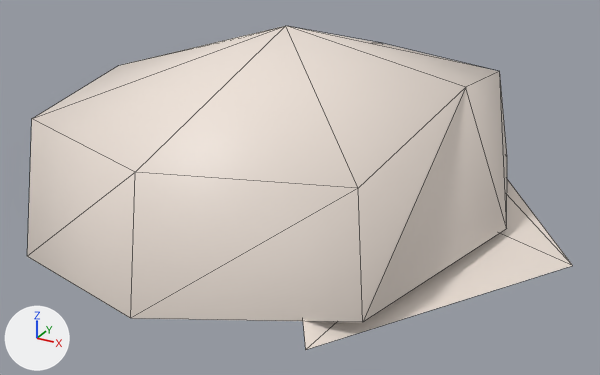
An edit to the glTF model public/assets/models/acc.hat-flat-cap.lod1.glb, drawn before and after from the same camera.
One viewpoint serves both versions: a 50 mm camera at (0.457, -0.819, 0.627) aimed at (0.023, -0.029, 0.232). The axes (+X, +Y, +Z) are drawn at lower left. The lights are the same throughout. The older version comes first. Mesh edges are drawn as thin lines.
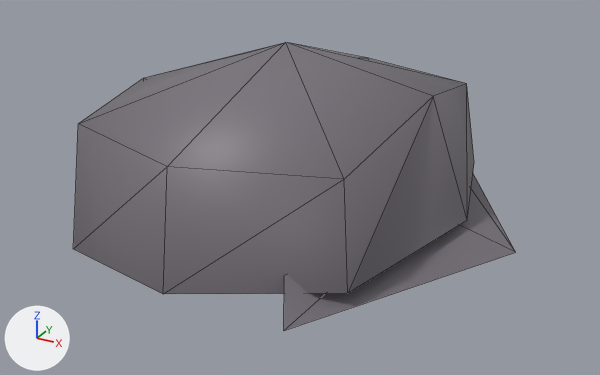
The change, as a list of edits to the scene's bpy script:
```text
Add mat_pal_pants:
    mat_pal_pants = bpy.data.materials.new('pal_pants')
    # nodes: BsdfPrincipled, Mix, OutputMaterial, VertexColor
    # colours: grey #77727a, mixed with the vertex colours
Change me_mesh_0:
    used by ob_mesh_0; parent = ob_body; location = (0.025, 0.0, 0.289); scale = (0.312, 0.312, 0.312)
    remove me_mesh_0.from_pydata(...)  # 23 vertices, 28 faces; spans x -1.0..1.0, y -0.97..0.97, z -0.4..0.4
    remove me_mesh_0.materials.append(mat_pal_picketwhite)
    add me_mesh_0.from_pydata(...)  # 23 vertices, 28 faces; spans x -1.0..1.0, y -0.98..0.98, z -0.45..0.45
    me_mesh_0 part 1: the loose piece of 17 vertices spanning x -1.0..0.76, y -0.97..0.97, z -0.4..0.4 is scaled about its middle by (1.01, 0.999, 1.11), then moved by (0.01, 0.0, 0.01)
    me_mesh_0 part 2: the loose piece of 6 vertices spanning x 0.34..1.0, y -0.87..0.87, z -0.29..-0.2 is scaled about its middle by (0.989, 1.13, 1.2), then moved by (0.0, 0.0, -0.01)
    add me_mesh_0.materials.append(mat_pal_pants)
Change ob_mesh_0:
    ob_mesh_0.location: (0.025, 0.0, 0.289) -> (0.0165, 0.0, 0.28)
    ob_mesh_0.scale: (0.312, 0.312, 0.312) -> (0.26, 0.26, 0.26)
```

Where the change shows, as pixel boxes (x1, y1, x2, y2) in the pictures (600 x 375 px; the box of a moved part takes in the faces that stretch with it):
'Mesh_0', recoloured, reshaped, moved, rescaled (19% narrower, 11% shorter): before (27, 26, 573, 350); after (73, 42, 516, 330)
part 1 of me_mesh_0, moved or reshaped: before (27, 26, 507, 322); after (73, 42, 474, 294)
part 2 of me_mesh_0, moved or reshaped: before (303, 179, 573, 350); after (284, 174, 516, 330)
